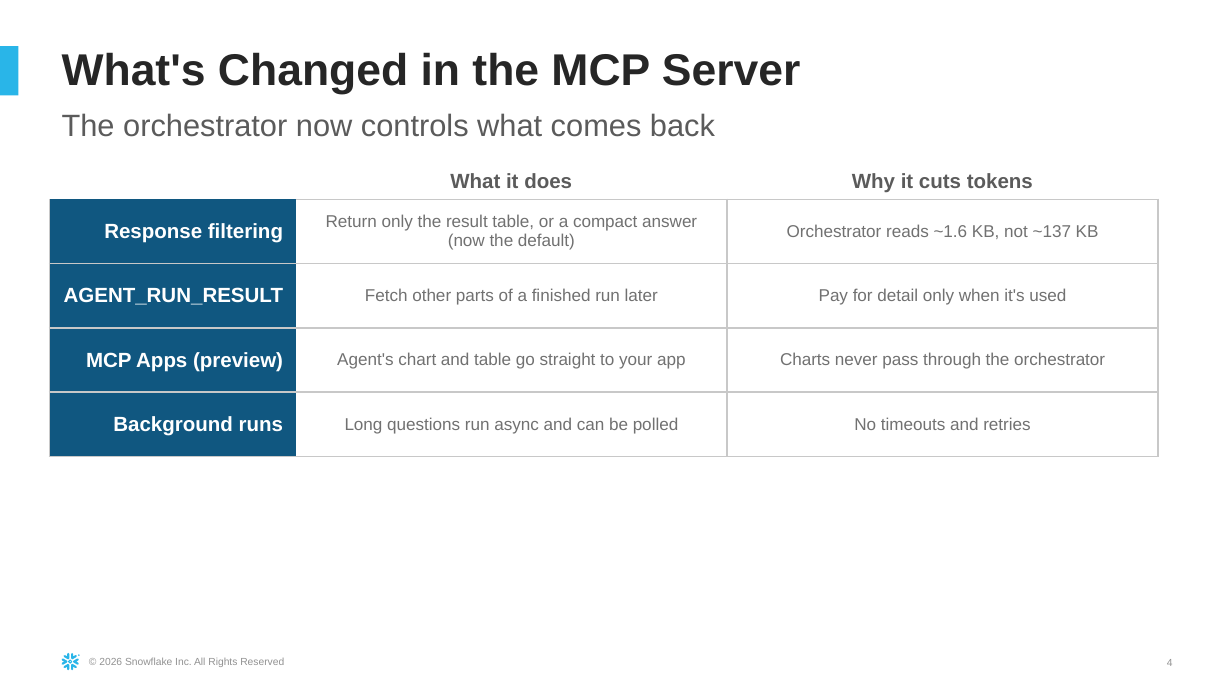
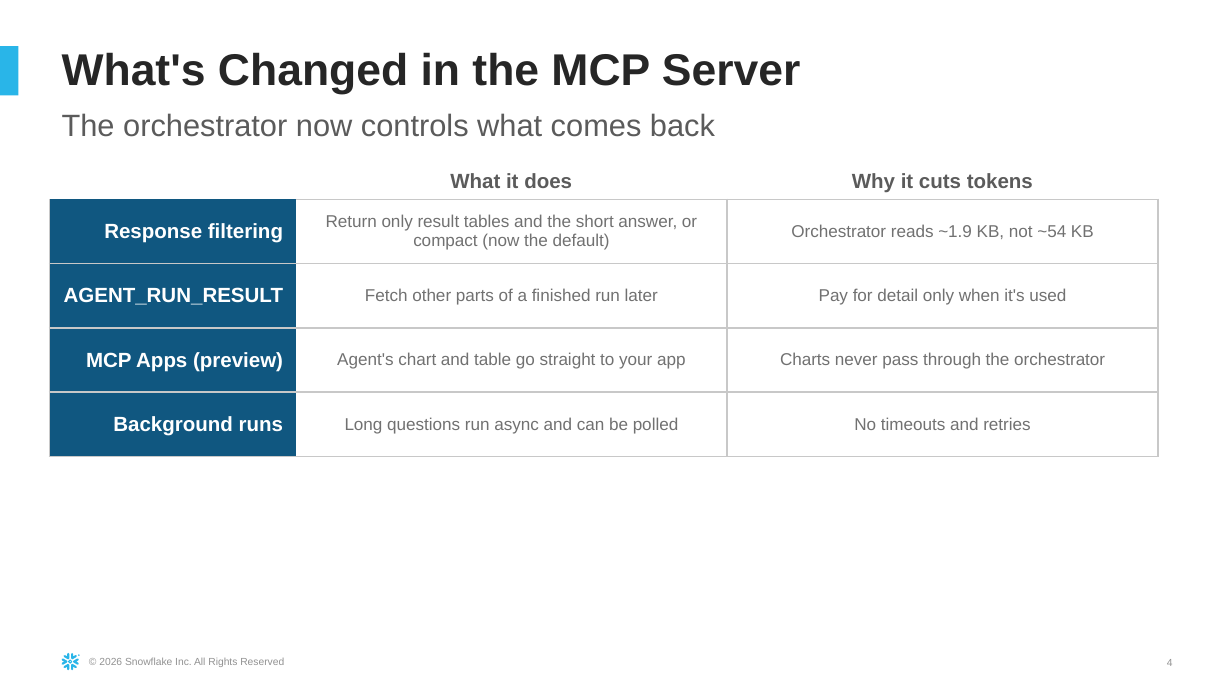
Before and after one commit to sfc-gh-hmassa/cortex-multi-agent-mcp, a slide deck: slide 4 of docs/Multi-Agent_on_Cortex_Agents.pptx. Drawn at 1232x693 pixels with LibreOffice and Linux fonts; fonts in the diff are those of the drawing. Boxes give left, top, right and bottom in pixels: in the first picture for what was removed or moved away, otherwise in the second. Text is boxed around its words. In the diff, an @@ line names an element or a change of style, - is before the commit and + after.

Commit message:
Hand-written SQL steps, specialists discovered from the MCP server, tables+text filter, final benchmark

```diff
--- a/docs/Multi-Agent_on_Cortex_Agents.pptx
+++ b/docs/Multi-Agent_on_Cortex_Agents.pptx
@@ table at [49,136,1158,540] @@
-row 2, column 2: Return only the result table, or a compact answer (now the default)
+row 2, column 2: Return only result tables and the short answer, or compact (now the default)
-row 2, column 3: Orchestrator reads ~1.6 KB, not ~137 KB
+row 2, column 3: Orchestrator reads ~1.9 KB, not ~54 KB
```
Also in this commit, not shown: 7 other slides changed, 18 other files.
